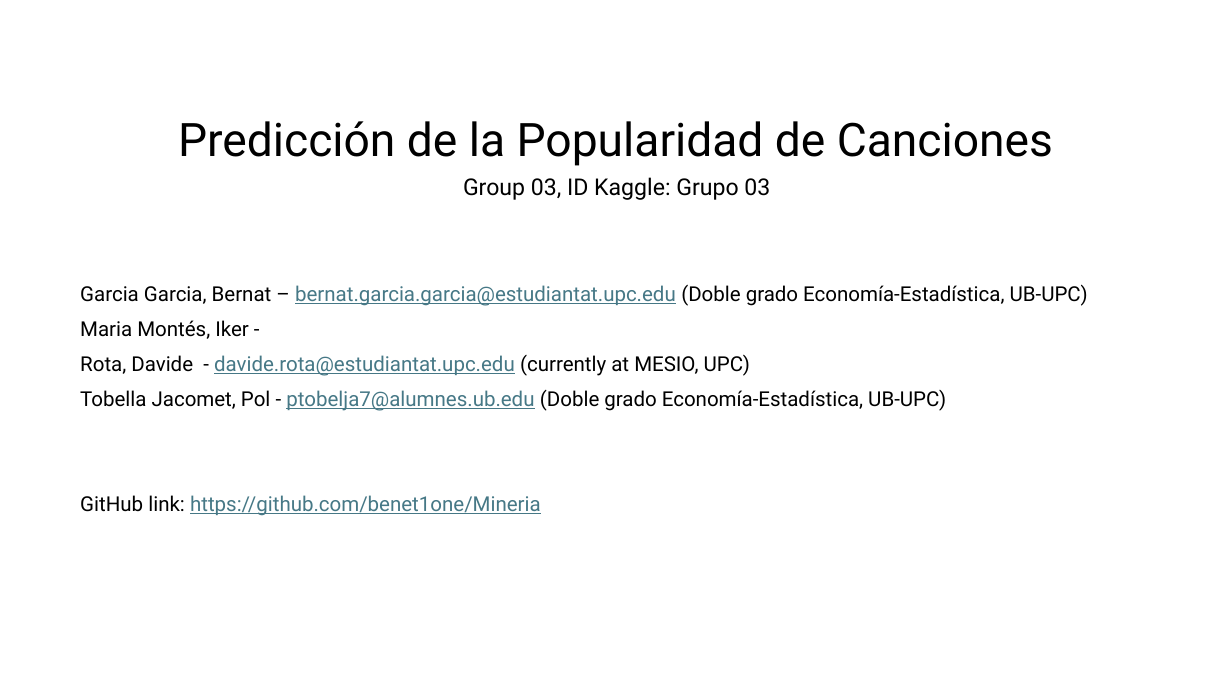
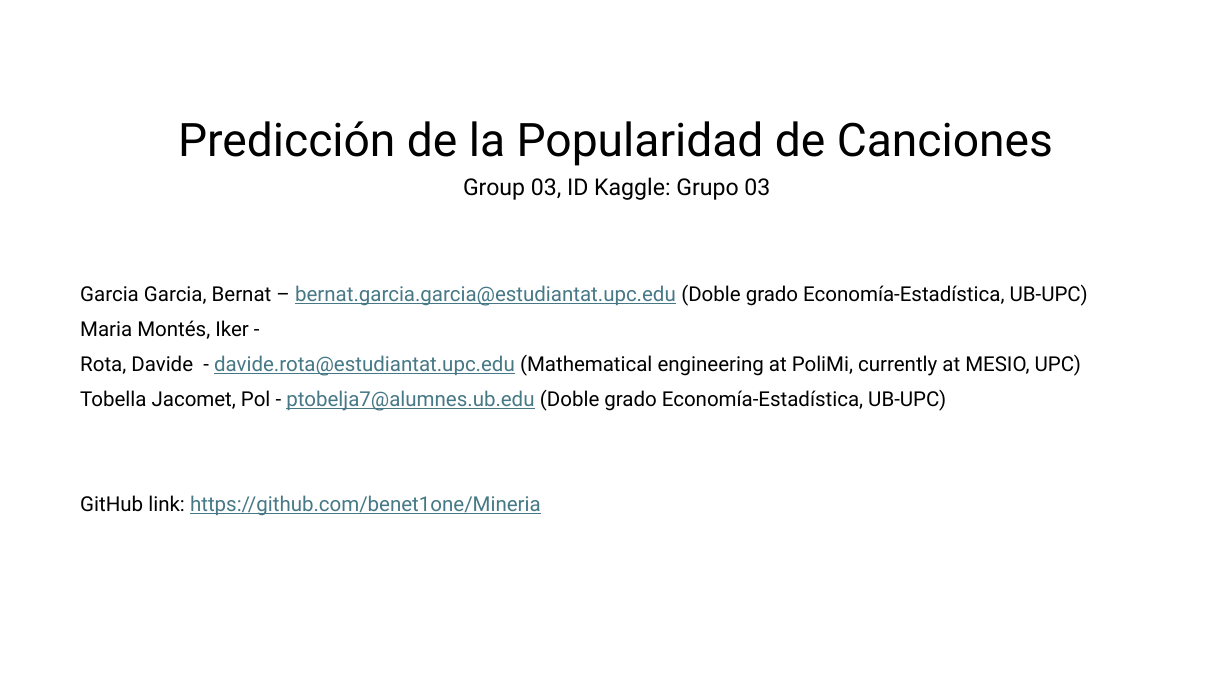
Before and after one commit to benet1one/Mineria, a slide deck: slide 1 of Report_definitivo2.pptx. Drawn at 1232x693 pixels with LibreOffice and Linux fonts; fonts in the diff are those of the drawing. Boxes give left, top, right and bottom in pixels: in the first picture for what was removed or moved away, otherwise in the second. Text is boxed around its words. In the diff, an @@ line names an element or a change of style, - is before the commit and + after.

```diff
--- a/Report_definitivo2.pptx
+++ b/Report_definitivo2.pptx
@@ subtitle at <box>80,354,1081,376</box>: text changed @@
-Rota, Davide - davide.rota@estudiantat.upc.edu (currently at MESIO, UPC)
+Rota, Davide - davide.rota@estudiantat.upc.edu (Mathematical engineering at PoliMi, currently at MESIO, UPC)
```
